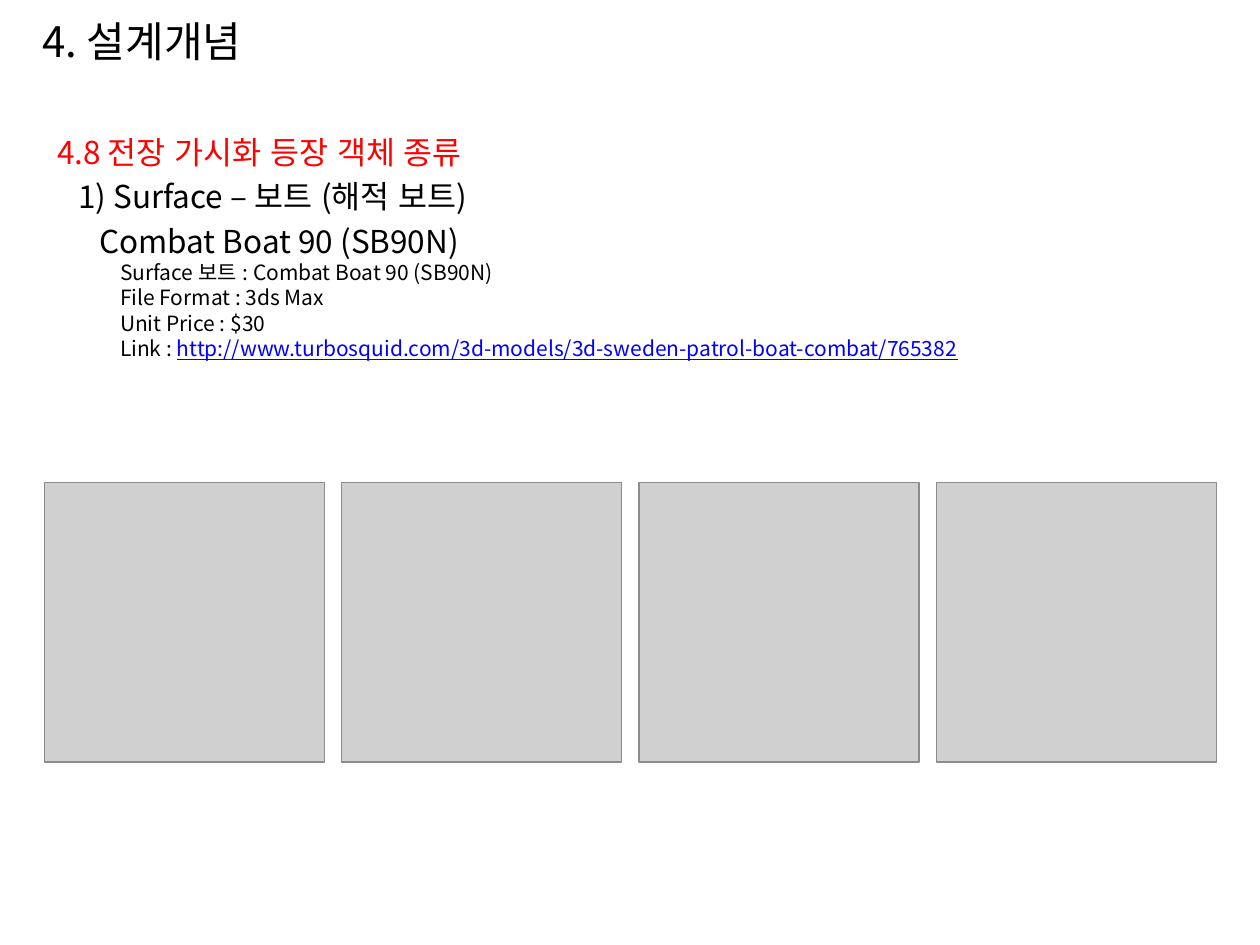
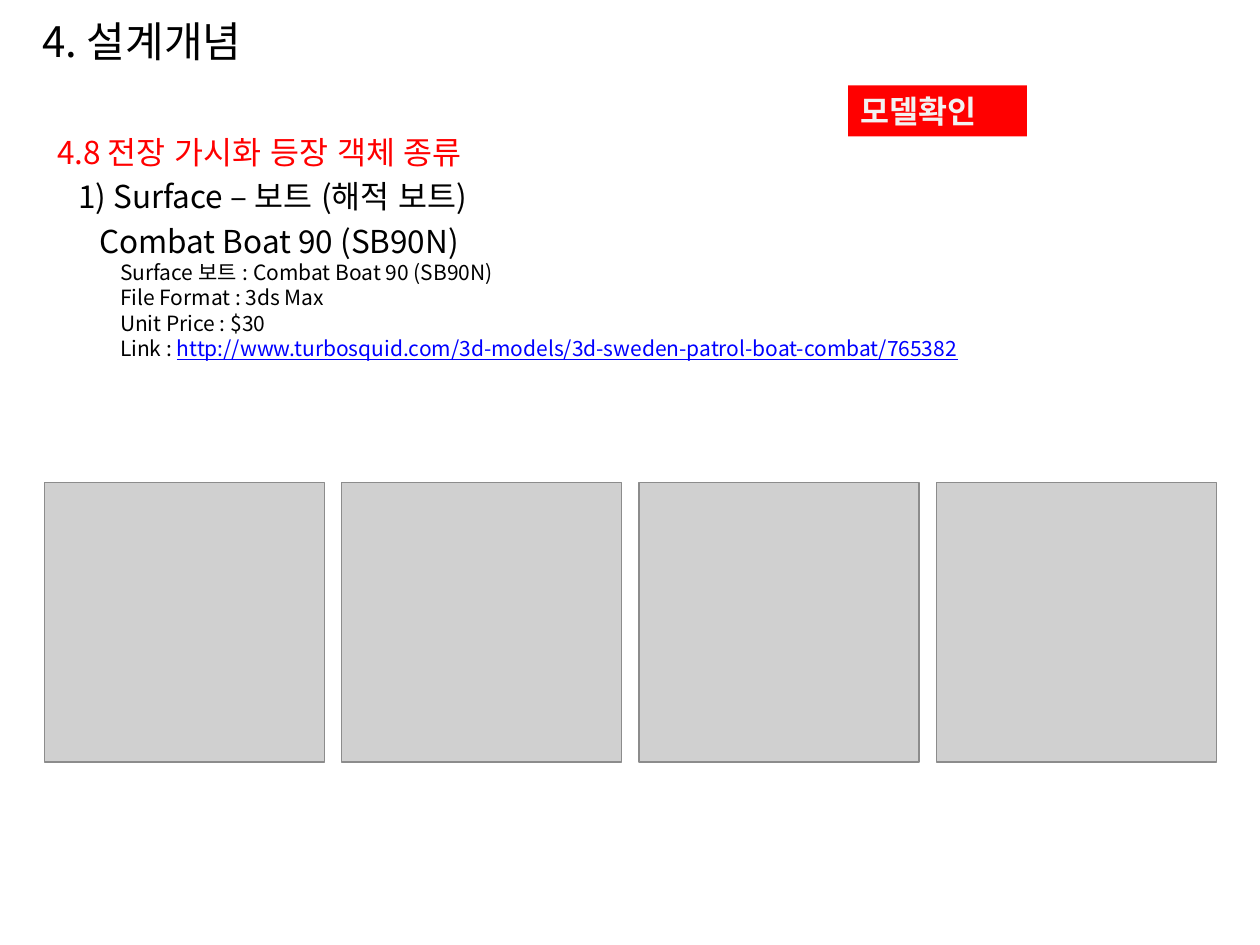
Before and after one commit to uglyduck68/hedgehop, a slide deck: slide 6 of VisualX/[20141117]전장가시화 3D 객체_항목.pptx. Drawn at 1260x945 pixels with LibreOffice and Linux fonts; fonts in the diff are those of the drawing; grey boxes stand for pictures. Boxes give left, top, right and bottom in pixels: in the first picture for what was removed or moved away, otherwise in the second. Text is boxed around its words. In the diff, an @@ line names an element or a change of style, - is before the commit and + after.

```diff
--- a/VisualX/[20141117]전장가시화 3D 객체_항목.pptx
+++ b/VisualX/[20141117]전장가시화 3D 객체_항목.pptx
@@ rectangle added at [848,86,1027,136], fill #FF0000, 18 pt, text #F2F2F2, bold @@
+모델확인
```
Also in this commit, not shown: 9 other slides changed, 3 other files.
